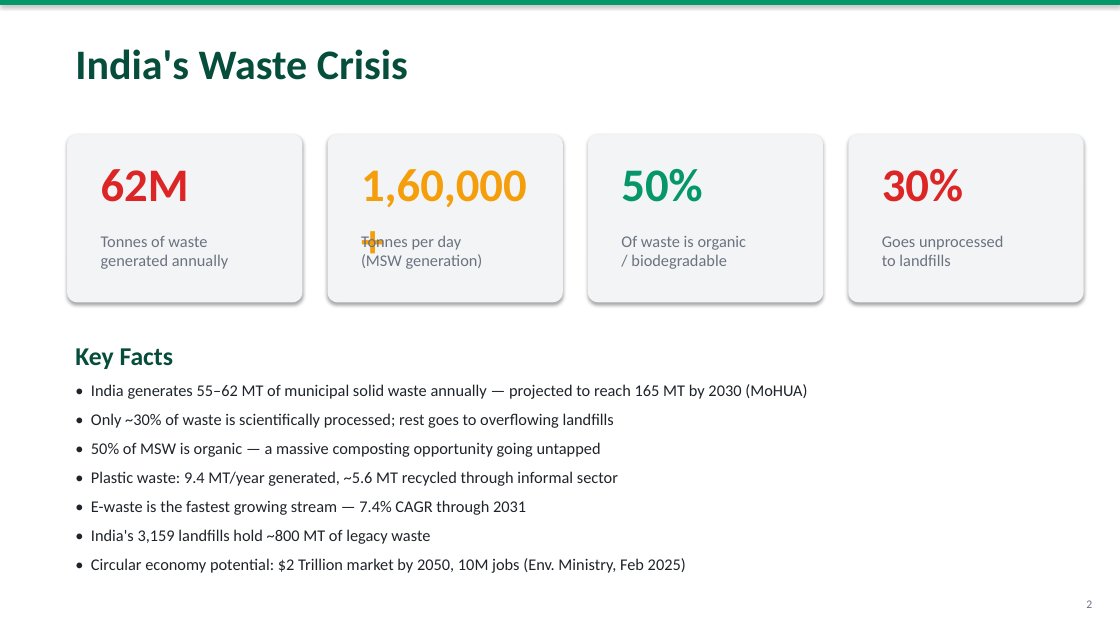
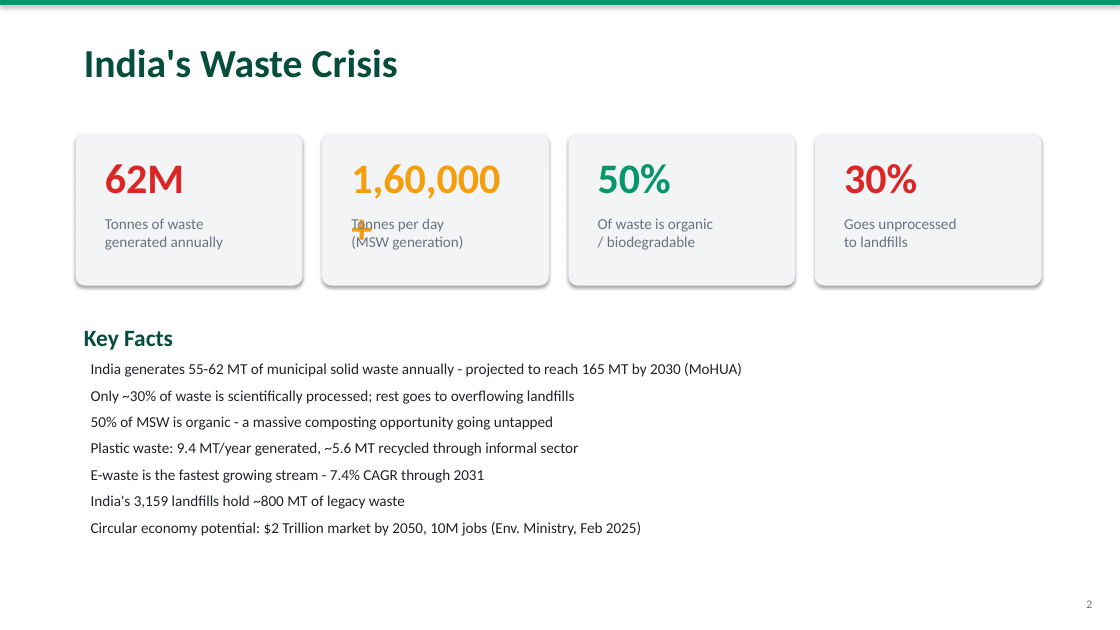
Before and after one commit to Tejas-India-Hackathon-2026/Team-Robbin-Good, a slide deck: slide 2 of ResourceLoop_Pitch_Deck.pptx. Drawn at 1120x630 pixels with LibreOffice and Linux fonts; fonts in the diff are those of the drawing. Boxes give left, top, right and bottom in pixels: in the first picture for what was removed or moved away, otherwise in the second. Text is boxed around its words. In the diff, an @@ line names an element or a change of style, - is before the commit and + after.

Commit message:
fix: realign all PPT elements, eliminate overlapping, use consistent spacing

```diff
--- a/ResourceLoop_Pitch_Deck.pptx
+++ b/ResourceLoop_Pitch_Deck.pptx
@@ text "India's Waste Crisis": place and size @@
-text "India's Waste Crisis" at bbox=[75, 49, 408, 80]
+text "India's Waste Crisis" at bbox=[84, 49, 398, 78]
@@ text "India's Waste Crisis" at bbox=[84, 49, 398, 78]: size 36 to 34 pt @@
@@ rounded rectangle: place and size @@
-rounded rectangle at bbox=[67, 134, 302, 302]
+rounded rectangle at bbox=[76, 134, 302, 286]
@@ rounded rectangle: place and size @@
-rounded rectangle at bbox=[328, 134, 563, 302]
+rounded rectangle at bbox=[322, 134, 549, 286]
@@ text "1,60,000+": place and size @@
-text "1,60,000+" at bbox=[361, 169, 527, 207]
+text "1,60,000+" at bbox=[351, 164, 500, 199]
@@ rounded rectangle: place and size @@
-rounded rectangle at bbox=[588, 134, 823, 302]
+rounded rectangle at bbox=[569, 134, 796, 286]
@@ text "50%": place and size @@
-text "50%" at bbox=[621, 169, 702, 202]
+text "50%" at bbox=[598, 164, 671, 194]
@@ rounded rectangle: place and size @@
-rounded rectangle at bbox=[849, 134, 1084, 302]
+rounded rectangle at bbox=[815, 134, 1042, 286]
@@ size 40 to 36 pt in 4 elements at bbox=[105, 164, 184, 194], bbox=[351, 164, 500, 199], bbox=[598, 164, 671, 194], bbox=[844, 164, 917, 194] @@
@@ text "30%": place and size @@
-text "30%" at bbox=[882, 169, 963, 202]
+text "30%" at bbox=[844, 164, 917, 194]
@@ text "Tonnes of waste generated annually": place and size @@
-text "Tonnes of waste generated annually" at bbox=[101, 236, 228, 269]
+text "Tonnes of waste generated annually" at bbox=[105, 218, 223, 250]
@@ text "Tonnes per day (MSW generation)": place and size @@
-text "Tonnes per day (MSW generation)" at bbox=[361, 234, 483, 269]
+text "Tonnes per day (MSW generation)" at bbox=[351, 218, 463, 250]
@@ text "Of waste is organic / ...": place and size @@
-text "Of waste is organic / ..." at bbox=[621, 236, 747, 269]
+text "Of waste is organic / ..." at bbox=[598, 218, 713, 250]
@@ size 14 to 13 pt in 4 elements at bbox=[105, 218, 223, 250], bbox=[351, 218, 463, 250], bbox=[598, 218, 713, 250], bbox=[844, 218, 956, 247] @@
@@ text "Goes unprocessed to landfills": place and size @@
-text "Goes unprocessed to landfills" at bbox=[882, 235, 1003, 266]
+text "Goes unprocessed to landfills" at bbox=[844, 218, 956, 247]
@@ text "Key Facts": place and size @@
-text "Key Facts" at bbox=[75, 348, 807, 573]
+text "Key Facts" at bbox=[84, 331, 742, 536]
@@ text at bbox=[84, 331, 173, 350]: size 22 to 20 pt in "Key Facts" @@
@@ text at bbox=[91, 363, 742, 536]: text changed; size 14 to 13 pt @@
-• India generates 55–62 MT of municipal solid waste annually — projected to reach 165 MT by 2030 (MoHUA)
-• Only ~30% of waste is scientifically processed; rest goes to overflowing landfills
-• 50% of MSW is organic — a massive composting opportunity going untapped
-• Plastic waste: 9.4 MT/year generated, ~5.6 MT recycled through informal sector
-• E-waste is the fastest growing stream — 7.4% CAGR through 2031
-• India's 3,159 landfills hold ~800 MT of legacy waste
-• Circular economy potential: $2 Trillion market by 2050, 10M jobs (Env. Ministry, Feb 2025)
+India generates 55-62 MT of municipal solid waste annually - projected to reach 165 MT by 2030 (MoHUA)
+Only ~30% of waste is scientifically processed; rest goes to overflowing landfills
+50% of MSW is organic - a massive composting opportunity going untapped
+Plastic waste: 9.4 MT/year generated, ~5.6 MT recycled through informal sector
+E-waste is the fastest growing stream - 7.4% CAGR through 2031
+India's 3,159 landfills hold ~800 MT of legacy waste
+Circular economy potential: $2 Trillion market by 2050, 10M jobs (Env. Ministry, Feb 2025)
```
Also in this commit, not shown: 11 other slides changed.
